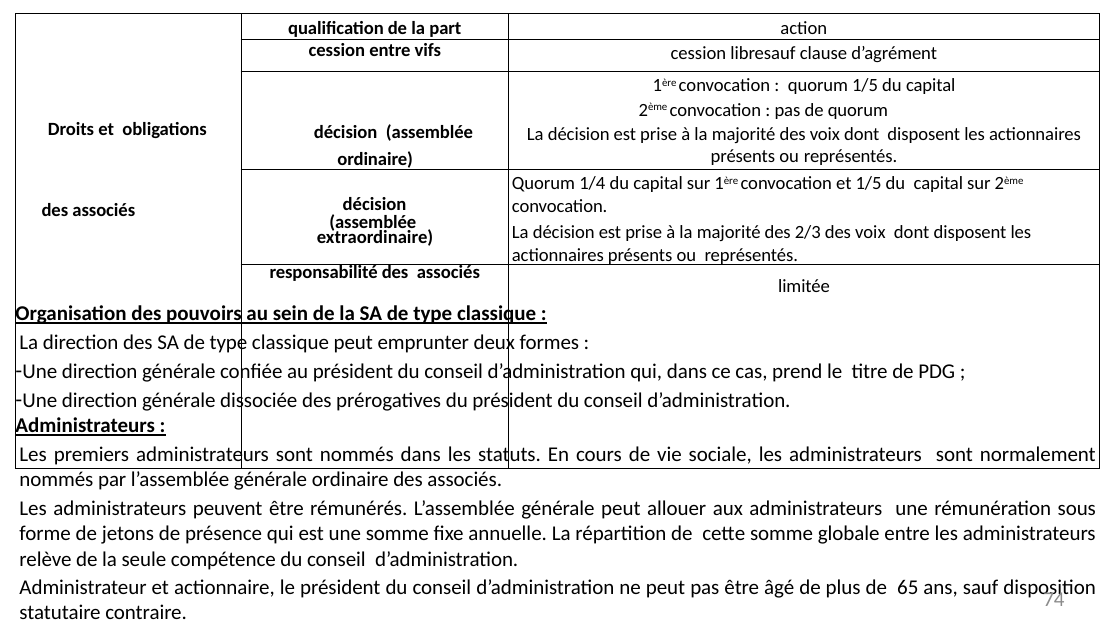
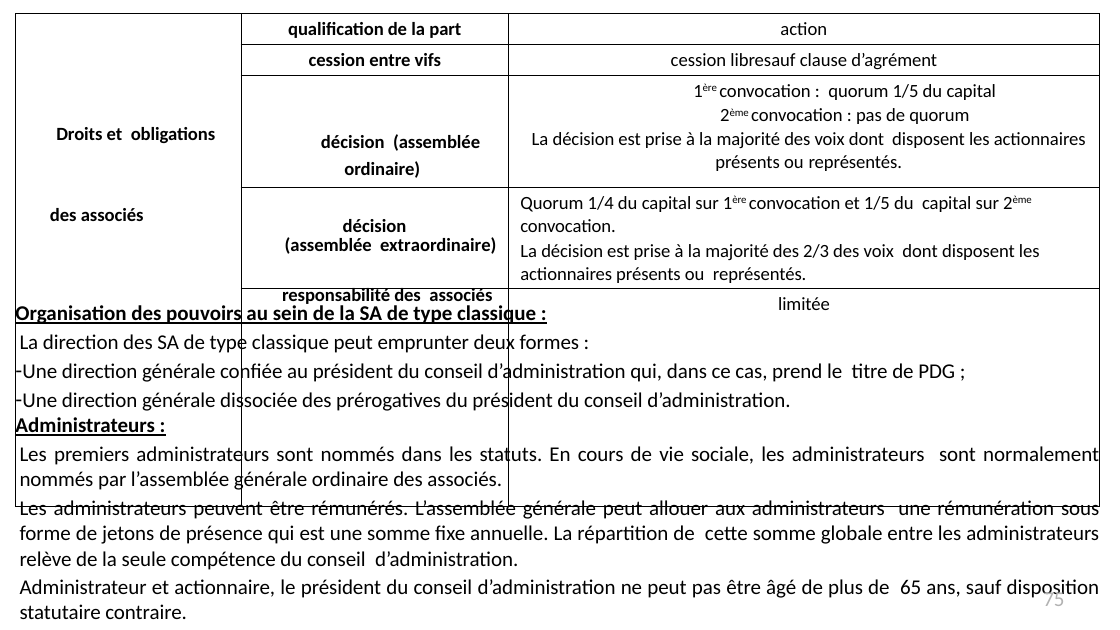
Before and after one commit to iamiago/ING2, a slide deck: slide 75 of DroitDesAffaires/Support-droit-des-affaires_Septembre-2021.pptx (slide 74 before the commit). Drawn at 1120x630 pixels with LibreOffice and Linux fonts; fonts in the diff are those of the drawing. Boxes give left, top, right and bottom in pixels: in the first picture for what was removed or moved away, otherwise in the second. Text is boxed around its words. In the diff, an @@ line names an element or a change of style, - is before the commit and + after.

```diff
--- a/DroitDesAffaires/Support-droit-des-affaires_Septembre-2021.pptx
+++ b/DroitDesAffaires/Support-droit-des-affaires_Septembre-2021.pptx
@@ table at [15,13,1100,598] @@
@@ now superscript in "1ère", "2ème", "1ère 2ème" @@
@@ letter spacing 0.1 to 0 pt in "extraordinaire)" @@
@@ borders changed @@
@@ rectangle "Organisation des pouvoirs au sein ...": place and size @@
-rectangle "Organisation des pouvoirs au sein ..." at [15,299,1100,630]
+rectangle "Organisation des pouvoirs au sein ..." at [15,299,1100,624]
@@ text in rectangle at [15,332,1099,619]: indent changed @@
@@ page number at [1043,589,1064,606]: text changed; text colour #8C8C8C to #B2B2B2 @@
-74
+75
```
Also in this commit, not shown: 106 other slides changed, 1 slide added, 38 other files.
